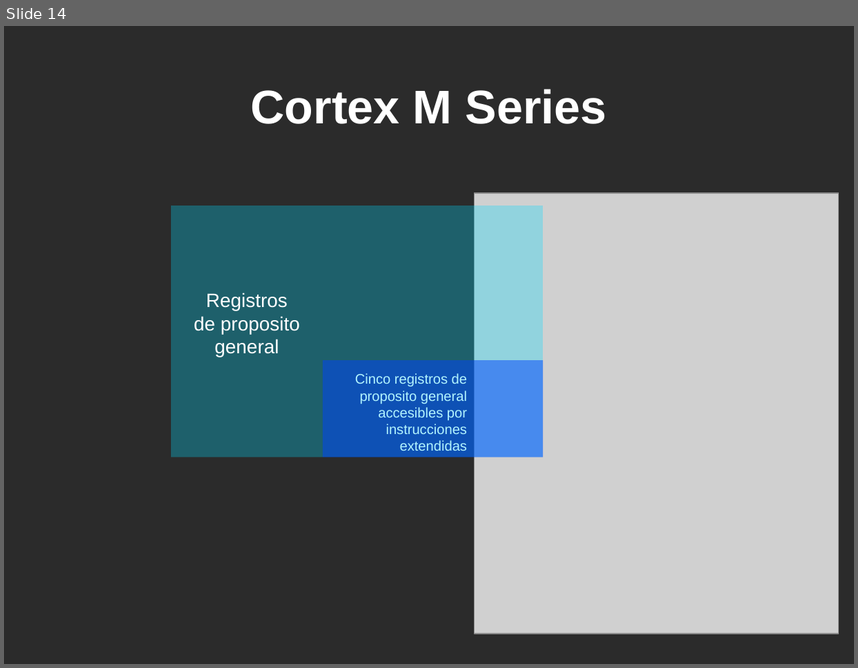
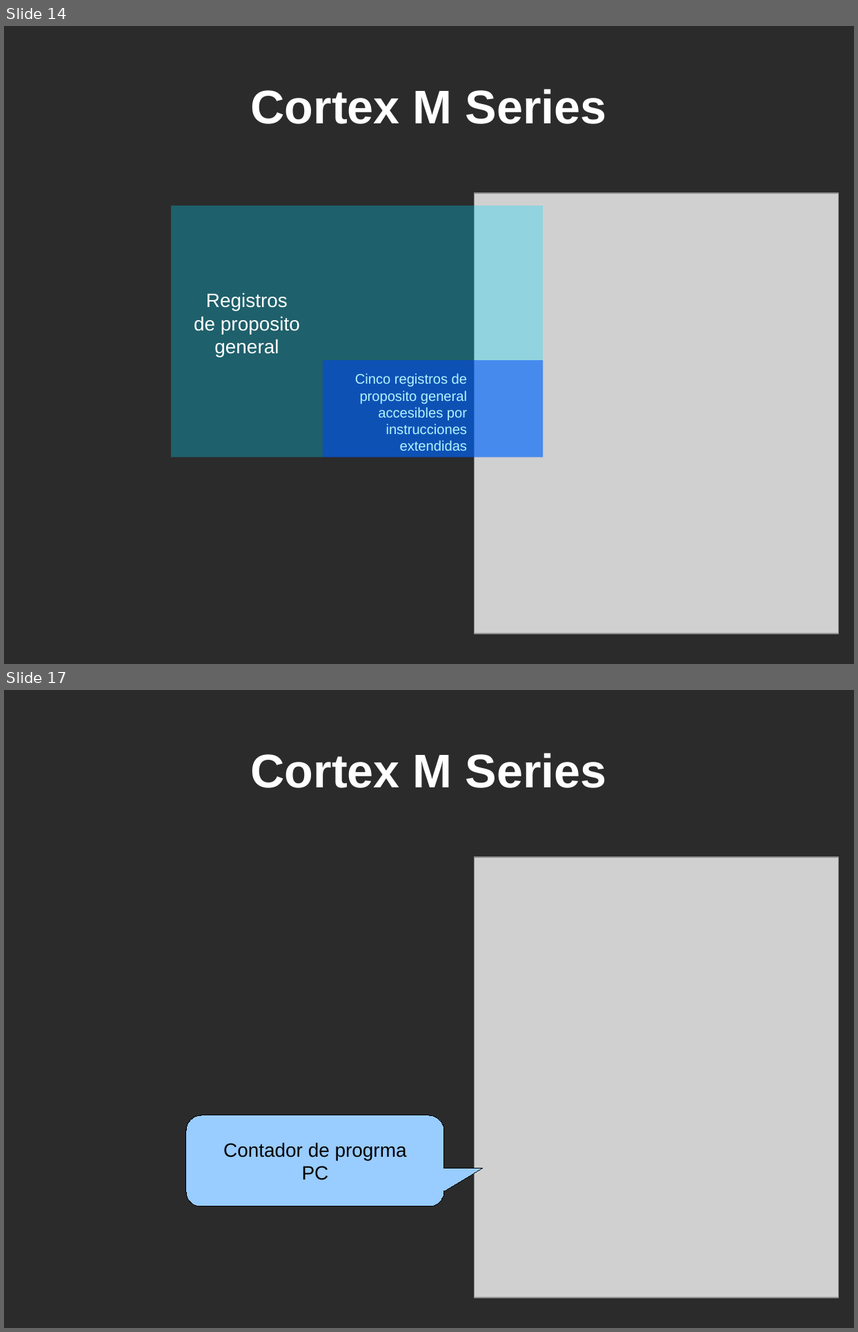
Before and after one commit to martinribelotta/curso_cm3_2011_docs, a slide deck: Curso Cortex M3 UTN.odp. Shown one above the other, each under a label of ours: slide 14 before the commit, slides 14 and 17 after it; the slides between them are not shown. The pictures are 858x668 and 858x1332 pixels, drawn with LibreOffice and Linux fonts; fonts in the diff are those of the drawing; grey boxes stand for pictures; background and template pictures are left out; a plain dark background stands for a picture behind light text. Boxes give left, top, right and bottom in pixels: in the first picture for what was removed or moved away, otherwise in the second. Text is boxed around its words. In the diff, an @@ line names an element or a change of style, - is before the commit and + after.

```diff
--- a/Curso Cortex M3 UTN.odp
+++ b/Curso Cortex M3 UTN.odp
@@ slide 17 added at [4, 690, 854, 1328], background picture (left out) @@
@@ title added at [251, 753, 607, 788], 44 pt, text #FFFFFF, bold @@
+Cortex M Series
@@ picture added at [475, 858, 839, 1298] @@
@@ rounded speech box added at [186, 1115, 444, 1206], fill #99CCFF, outline #000000 0 pt, 18 pt, text #000000 @@
+Contador de progrma
+PC
```
Also in this commit, not shown: 4 slides changed, 19 other slides added, 1 slide removed.
